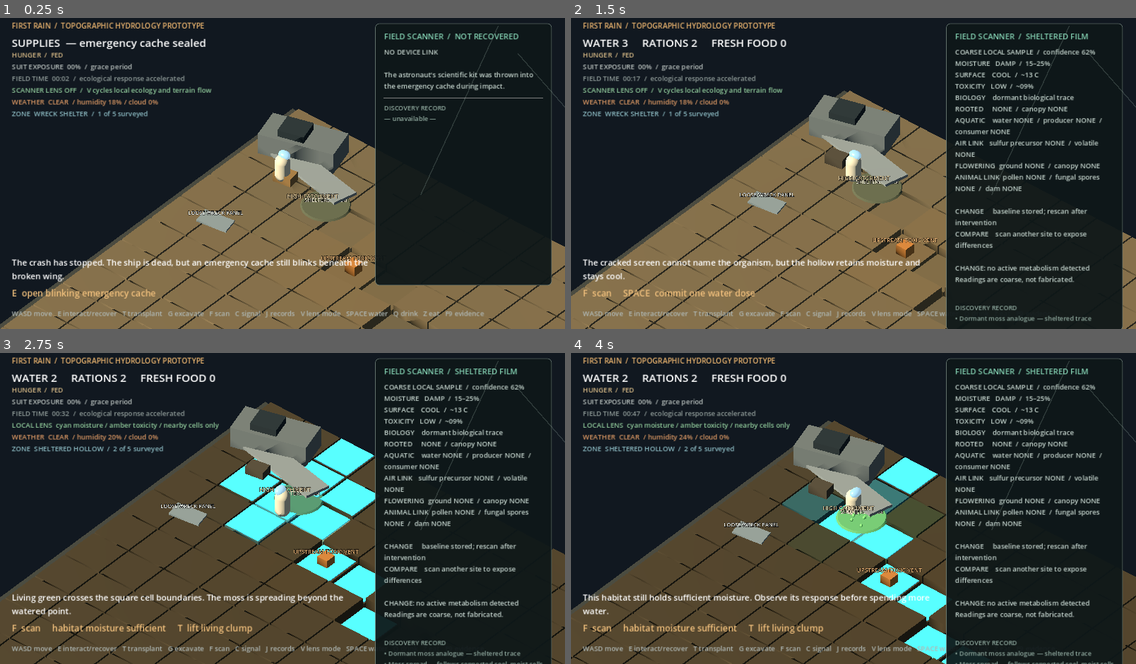
Above: before the commit, frames 1-4 (two rows, left to right).
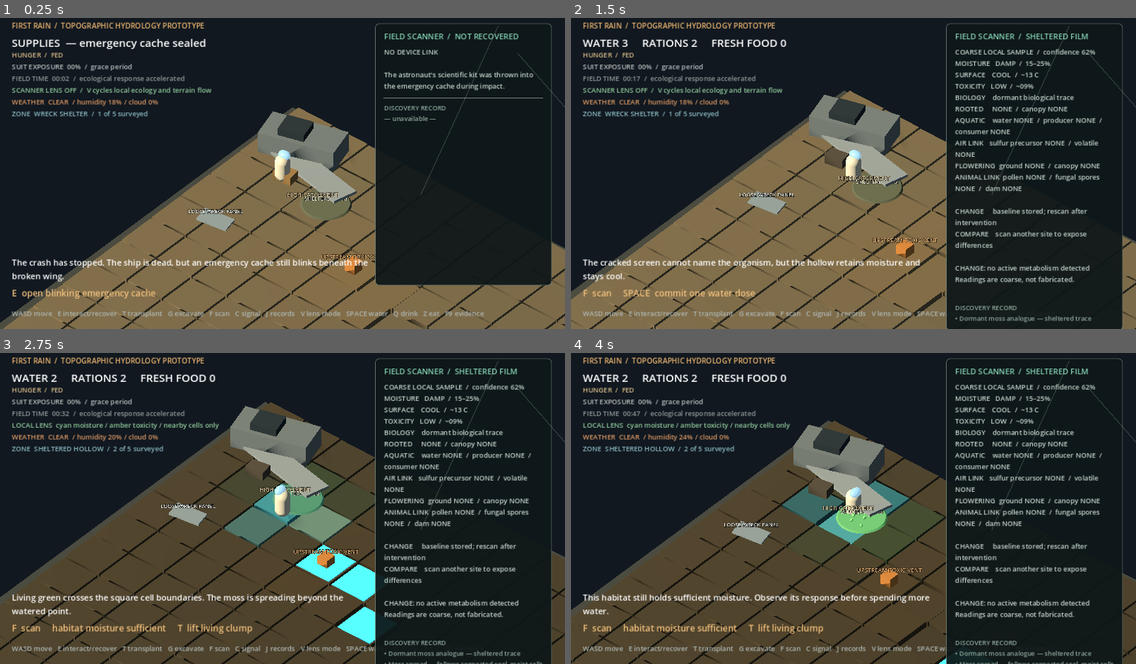
Above: after the commit, the same moments.

Repository: mmullen200/first-rain
Game: Godot game, scene res://main.tscn
Two runs of this game, one before a commit and one after it. Both use one fixed random seed, a clock stepped at 60 frames per second and the inputs below.
Inputs:
- Up to frame 1 (0.25 s): no input
- Up to frame 2 (1.5 s): tap Enter at 0.5 s; hold D 0.53-1.28 s; hold E 0.53-1.28 s; tap Space at 0.77 s; hold S from 1.28 s (still down); tap F at 1.35 s
- Up to frame 3 (2.75 s): tap Space at 1.52 s; release S at 2.03 s; hold D from 2.03 s (still down); tap V at 2.1 s
- Up to frame 4 (4 s): release D at 2.78 s; hold W 2.78-3.53 s; tap G at 2.85 s; tap Space at 3.02, 3.77 s; hold A from 3.53 s (still down); tap C at 3.6 s

The runs differ from the first frame. In frame 1, 3.7% of the frame differs, in the area x 0-100%, y 28-100%; in frame 2, 3.4%; in frame 3, 7.2%, in the area x 0-100%, y 21-100%; in frame 4, 6.1%.

Commit message:
Fix flat terrain flooding and buried animals

Diff:
--- a/prototypes/godot-first-interaction/animal_simulation.gd
+++ b/prototypes/godot-first-interaction/animal_simulation.gd
@@ -61,6 +61,7 @@
 		"digestion_ticks": int(initial_state.get("digestion_ticks", 0)),
 		"digesting_resource": String(initial_state.get("digesting_resource", "")),
 		"last_feeding_cell": initial_state.get("last_feeding_cell", Vector2i(-1, -1)),
+		"last_gather_cell": initial_state.get("last_gather_cell", Vector2i(-1, -1)),
 		"heading": initial_state.get("heading", Vector2i(1, 0)),
 		"heading_steps": int(initial_state.get("heading_steps", 4)),
 		"move_cooldown": int(initial_state.get("move_cooldown", 0)),
@@ -333,11 +334,11 @@
 	var carried_dead := float(agent["carried_material"].get("dead_biomass", 0.0))
 	var carried_roots := float(agent["carried_material"].get("rhizome", 0.0))
 	if carried_dead + carried_roots >= 0.04:
-		var wet_cell: Vector2i = _strongest_resource_cell("surface_water")
-		if agent["cell"] == wet_cell or ecology.resource_amount(agent["cell"], "surface_water") >= 0.035:
+		var build_cell: Vector2i = agent.get("last_gather_cell", agent["cell"])
+		if agent["cell"] == build_cell and ecology.downhill_neighbor(build_cell) != build_cell:
 			var source: String = "dead_biomass" if carried_dead >= carried_roots else "rhizome"
 			return {"type": "deposit", "agent_id": agent_id, "source_resource": source, "resource": "dam_material"}
-		return {"type": "move", "agent_id": agent_id, "cell": _step_toward(agent["cell"], wet_cell)}
+		return {"type": "move", "agent_id": agent_id, "cell": _step_toward(agent["cell"], build_cell)}
 	var building_source: String = "dead_biomass" if ecology.resource_amount(agent["cell"], "dead_biomass") >= ecology.resource_amount(agent["cell"], "rhizome") else "rhizome"
 	if ecology.resource_amount(agent["cell"], building_source) >= 0.025:
 		return {"type": "gather", "agent_id": agent_id, "resource": building_source, "amount": 0.07}
@@ -421,6 +422,7 @@
 	var before := float(agent["carried_material"].get(resource, 0.0))
 	var gathered: float = ecology.consume_resource(agent["cell"], resource, requested)
 	agent["carried_material"][resource] = before + gathered
+	agent["last_gather_cell"] = agent["cell"]
 	agent["state"] = "gathering"
 	agents[agent_id] = agent
 	_check_transfer(gathered, float(agent["carried_material"][resource]) - before, "environment_to_%s" % agent_id)
--- a/prototypes/godot-first-interaction/ecology_grid.gd
+++ b/prototypes/godot-first-interaction/ecology_grid.gd
@@ -92,7 +92,11 @@
 	# A deliberately hand-authored greybox, not a terrain generator. The narrow
 	# descending list is the Drainage Spine; the named regions pose four distinct
 	# water problems while keeping every cell's state to one height number.
-	elevation.fill(MAX_TERRAIN_HEIGHT)
+	for y in range(HEIGHT):
+		for x in range(WIDTH):
+			# Broad fall toward the southeast prevents the unfeatured ground from
+			# becoming hundreds of accidental closed basins.
+			elevation[_index(x, y)] = MAX_TERRAIN_HEIGHT - float(x) * 0.035 - float(y) * 0.02
 	var spine: Array[Vector2i] = [
 		Vector2i(2, 2), Vector2i(3, 2), Vector2i(4, 3), Vector2i(5, 3),
 		Vector2i(6, 4), Vector2i(7, 4), Vector2i(8, 5), Vector2i(9, 5),
@@ -106,7 +110,7 @@
 	elevation[_index(HIGH_CATCHMENT_CELL.x, HIGH_CATCHMENT_CELL.y)] = 2.2
 	for y in range(1, 5):
 		for x in range(14, 20):
-			elevation[_index(x, y)] = 1.65
+			elevation[_index(x, y)] = 1.95 - float(x - 14) * 0.03 - float(y - 1) * 0.01
 	for y in range(CLOSED_HOLLOW_CELL.y - 1, CLOSED_HOLLOW_CELL.y + 2):
 		for x in range(CLOSED_HOLLOW_CELL.x - 1, CLOSED_HOLLOW_CELL.x + 2):
 			elevation[_index(x, y)] = 1.0
@@ -293,9 +297,9 @@
 			if runoff > 0.0001:
 				drained_moisture[index] = maxf(0.0, drained_moisture[index] - runoff)
 				drained_moisture[downhill_index] = clampf(drained_moisture[downhill_index] + runoff * 0.9, 0.0, 1.0)
-			var surface_runoff: float = next_surface_water[index] * 0.42
+			var surface_runoff: float = next_surface_water[index] * 0.94
 			drained_surface_water[index] = maxf(0.0, drained_surface_water[index] - surface_runoff)
-			drained_surface_water[downhill_index] = clampf(drained_surface_water[downhill_index] + surface_runoff * 0.97, 0.0, 1.0)
+			drained_surface_water[downhill_index] = clampf(drained_surface_water[downhill_index] + surface_runoff * 0.99, 0.0, 1.0)
 			var mobile_nutrients: float = minf(next_nutrients[index], runoff * 0.035)
 			drained_nutrients[index] = maxf(0.0, drained_nutrients[index] - mobile_nutrients)
 			drained_nutrients[downhill_index] = clampf(drained_nutrients[downhill_index] + mobile_nutrients * 0.9, 0.0, 1.0)
@@ -340,7 +344,11 @@
 			var strength: float = 1.0 - distance / radius
 			var index: int = _index(x, y)
 			moisture[index] = clamp(moisture[index] + amount * strength, 0.0, 1.0)
-			surface_water[index] = clampf(surface_water[index] + amount * strength * 0.24, 0.0, 1.0)
+			# A local pour creates a visible Drainage Pulse. Broad precipitation
+			# wets soil first; standing water then emerges only where saturated
+			# runoff actually converges.
+			if radius <= 8.0:
+				surface_water[index] = clampf(surface_water[index] + amount * strength * 0.24, 0.0, 1.0)
 
 
 func add_shade(world: Vector2, amount := 0.95, radius := 4.0) -> void:
--- a/prototypes/godot-first-interaction/main.gd
+++ b/prototypes/godot-first-interaction/main.gd
@@ -18,6 +18,7 @@
 const EXPOSED_EXPOSURE_RATE := 0.105
 const MOSS_EXPOSURE_RATE := 0.035
 const REWATER_MOISTURE_THRESHOLD := 0.16
+const VISIBLE_WATER_THRESHOLD := 0.04
 # Forty-five hunger points marks a meal. At 12× displayed field time this
 # takes eight in-world hours, supporting roughly three meals per field day.
 const HUNGER_RATE := 0.01875
@@ -581,7 +582,7 @@
 	var world: Vector2 = ecology.world_position(grazer_cell.x, grazer_cell.y)
 	grazer_root = Node3D.new()
 	grazer_root.name = "PrototypeGrazer"
-	grazer_root.position = Vector3(world.x, 0.28, world.y)
+	grazer_root.position = Vector3(world.x, ecology.terrain_height(grazer_cell) + 0.28, world.y)
 	grazer_target_position = grazer_root.position
 	add_child(grazer_root)
 
@@ -1335,6 +1336,7 @@
 		habitat_search_scores.clear()
 		habitat_search_best.clear()
 		habitat_search_snapshot = ecology.full_snapshot()
+		habitat_search_snapshot["drainage_affinity"] = _drainage_affinity_snapshot()
 		for candidate in species:
 			if candidate != "predator":
 				habitat_search_scores[candidate] = -1.0
@@ -1388,6 +1390,7 @@
 		else:
 			best_scores[candidate] = -1.0
 	var habitat_snapshot: Dictionary = ecology.full_snapshot()
+	habitat_snapshot["drainage_affinity"] = _drainage_affinity_snapshot()
 	for y in range(ecology.HEIGHT):
 		for x in range(ecology.WIDTH):
 			var cell := Vector2i(x, y)
@@ -1439,6 +1442,11 @@
 	var canopy_bloom_values: PackedFloat32Array = habitat_state.get("canopy_bloom", ecology.canopy_bloom)
 	var moisture_values: PackedFloat32Array = habitat_state.get("moisture", ecology.moisture)
 	var toxicity_values: PackedFloat32Array = habitat_state.get("toxicity", ecology.toxicity)
+	var drainage_values: PackedFloat32Array
+	if habitat_state.has("drainage_affinity"):
+		drainage_values = habitat_state["drainage_affinity"]
+	else:
+		drainage_values = _drainage_affinity_snapshot()
 	for y in range(maxi(0, center.y - radius), mini(ecology.HEIGHT - 1, center.y + radius) + 1):
 		for x in range(maxi(0, center.x - radius), mini(ecology.WIDTH - 1, center.x + radius) + 1):
 			var cell := Vector2i(x, y)
@@ -1464,7 +1472,7 @@
 			if local_cover >= 0.1:
 				evidence["nearby_cover"] += local_cover * weight
 				cover_cells.append(cell)
-			evidence["drainage_flow"] += local_surface_water * _drainage_spine_affinity(cell) * weight
+			evidence["drainage_flow"] += local_surface_water * drainage_values[index] * weight
 			if include_flowering_topology and local_flowering >= 0.025:
 				evidence["flowering_sources"] += 1
 				flowering_cells.append(cell)
@@ -1526,7 +1534,19 @@
 			continue
 		if ecology.hydraulic_height(neighbor) > local_height + 0.04:
 			incoming += 1
-	return clampf(float(incoming) / 2.0, 0.0, 1.0)
+	# A uniform slope receives three upslope neighbours. Only additional lateral
+	# convergence marks a true Drainage Spine rather than ordinary sheet flow.
+	return clampf(float(incoming - 3) / 3.0, 0.0, 1.0)
+
+
+func _drainage_affinity_snapshot() -> PackedFloat32Array:
+	var values := PackedFloat32Array()
+	values.resize(ecology.WIDTH * ecology.HEIGHT)
+	for y in range(ecology.HEIGHT):
+		for x in range(ecology.WIDTH):
+			var cell := Vector2i(x, y)
+			values[y * ecology.WIDTH + x] = _drainage_spine_affinity(cell)
+	return values
 
 
 func _species_habitat_score(species: String, evidence: Dictionary) -> float:
@@ -1606,7 +1626,7 @@
 		var cell: Vector2i = agent.get("home_cell", agent["cell"]) if String(agent["species"]) == "colony" else agent["cell"]
 		var world: Vector2 = ecology.world_position(cell.x, cell.y)
 		var height := 0.62 if String(agent["species"]) == "vector" else 0.25
-		marker.position = marker.position.lerp(Vector3(world.x, height, world.y), 0.45)
+		marker.position = marker.position.lerp(Vector3(world.x, ecology.terrain_height(cell) + height, world.y), 0.45)
 		var label: Label3D = marker.get_child(1)
 		label.text = String(label.text).split(" / ")[0] + " / " + String(agent["state"]).to_upper()
 		if stable_id == "colony:1":
@@ -1633,7 +1653,8 @@
 		if phase == "returning":
 			progress = 1.0 - progress
 		var trail_point := home_world.lerp(worker_world, progress) + lateral * (0.5 if worker_index % 2 == 0 else -0.5)
-		var target := Vector3(trail_point.x, 0.16, trail_point.y)
+		var trail_cell: Vector2i = ecology.world_to_cell(trail_point)
+		var target := Vector3(trail_point.x, ecology.terrain_height(trail_cell) + 0.16, trail_point.y)
 		ant.position = target
 
 
@@ -1693,7 +1714,7 @@
 	grazer_cell = authoritative["cell"]
 	_set_grazer_state(authoritative["state"])
 	var target_world: Vector2 = ecology.world_position(grazer_cell.x, grazer_cell.y)
-	grazer_target_position = Vector3(target_world.x, 0.28, target_world.y)
+	grazer_target_position = Vector3(target_world.x, ecology.terrain_height(grazer_cell) + 0.28, target_world.y)
 	grazer_root.position = grazer_root.position.move_toward(grazer_target_position, GRAZER_MOVE_SPEED * delta)
 	if grazer_root.position.distance_to(grazer_target_position) > 0.01:
 		grazer_root.look_at(grazer_target_position, Vector3.UP)
@@ -1849,7 +1870,7 @@
 			canopy_meshes[index].position = Vector3(world_position.x, terrain_height + canopy_height * 0.5, world_position.y)
 			canopy_meshes[index].scale = Vector3(0.72 + canopy_growth * 0.52, canopy_height / 0.7, 0.72 + canopy_growth * 0.52)
 
-			water_meshes[index].visible = sample["surface_water"] >= 0.012
+			water_meshes[index].visible = sample["surface_water"] >= VISIBLE_WATER_THRESHOLD
 			water_meshes[index].position = Vector3(world_position.x, terrain_height + 0.035 + sample["surface_water"] * 0.16, world_position.y)
 
 			var downhill: Vector2i = ecology.downhill_neighbor(Vector2i(x, y))
--- a/prototypes/godot-first-interaction/tests/ecological_roles_test.gd
+++ b/prototypes/godot-first-interaction/tests/ecological_roles_test.gd
@@ -10,7 +10,7 @@
 	var colony_cell := Vector2i(4, 4)
 	var vector_cell := Vector2i(8, 7)
 	var spore_cell := Vector2i(7, 6)
-	var engineer_cell := Vector2i(13, 11)
+	var engineer_cell: Vector2i = EcologyGrid.CHANNEL_CELL
 	ecology.add_resources(colony_cell, {"dead_biomass": 0.42})
 	ecology.add_resources(vector_cell, {"rhizome": 0.42, "ground_bloom": 0.28})
 	ecology.add_resources(spore_cell, {"fruiting": 0.3, "dead_biomass": 0.22})
--- a/prototypes/godot-first-interaction/tests/integrated_succession_test.gd
+++ b/prototypes/godot-first-interaction/tests/integrated_succession_test.gd
@@ -5,7 +5,7 @@
 
 func _init() -> void:
 	var ecology = EcologyGrid.new()
-	var cell := Vector2i(15, 11)
+	var cell: Vector2i = EcologyGrid.CLOSED_HOLLOW_CELL
 	var world: Vector2 = ecology.world_position(cell.x, cell.y)
 	ecology.add_resources(cell, {
 		"moss": 0.55,
--- /dev/null
+++ b/prototypes/godot-first-interaction/tests/topography_regression_test.gd
@@ -0,0 +1,55 @@
+extends SceneTree
+
+const EcologyGridModel = preload("res://ecology_grid.gd")
+var failed := false
+
+
+func _initialize() -> void:
+	call_deferred("_run")
+
+
+func _run() -> void:
+	var ecology = EcologyGridModel.new()
+	var unintended_sinks := 0
+	for y in range(EcologyGridModel.HEIGHT):
+		for x in range(EcologyGridModel.WIDTH):
+			var cell := Vector2i(x, y)
+			if ecology.downhill_neighbor(cell) == cell and cell != EcologyGridModel.CLOSED_HOLLOW_CELL:
+				unintended_sinks += 1
+	_assert(unintended_sinks <= EcologyGridModel.WIDTH, "the terrain should not turn most of the basin into closed, water-filling flats")
+
+	for _pulse in range(40):
+		ecology.add_water(Vector2(16.0, 10.0), 0.04, 58.0)
+		ecology.step()
+	var flooded_cells := 0
+	for value in ecology.surface_water:
+		if value >= 0.04:
+			flooded_cells += 1
+	_assert(flooded_cells < EcologyGridModel.WIDTH * EcologyGridModel.HEIGHT / 4, "regional rain should drain into landforms instead of coating the entire landscape")
+
+	var scene = load("res://main.tscn").instantiate()
+	root.add_child(scene)
+	await process_frame
+	var animal_cell := Vector2i(12, 7)
+	scene.animal_simulation.register_agent("vector", "vector:1", {"cell": animal_cell})
+	for _frame in range(12):
+		scene._update_ecological_animal_markers()
+	var marker: Node3D = scene.animal_markers["vector:1"]
+	_assert(marker.position.y > scene.ecology.terrain_height(animal_cell), "animal markers should move above the terrain instead of underneath it")
+
+	scene.grazer_awake = true
+	scene.animal_simulation.register_agent("grazer", "grazer:1", {"cell": scene.grazer_cell})
+	scene._update_grazer(0.2)
+	_assert(scene.grazer_target_position.y > scene.ecology.terrain_height(scene.grazer_cell), "the roaming grazer should target the visible terrain surface")
+
+	if failed:
+		quit(1)
+	else:
+		print("PASS: regional rain stays concentrated and moving animals remain above stepped terrain")
+		quit(0)
+
+
+func _assert(condition: bool, message: String) -> void:
+	if not condition:
+		failed = true
+		printerr("FAIL: ", message)
Not shown, changed: prototypes/godot-first-interaction/README.md
